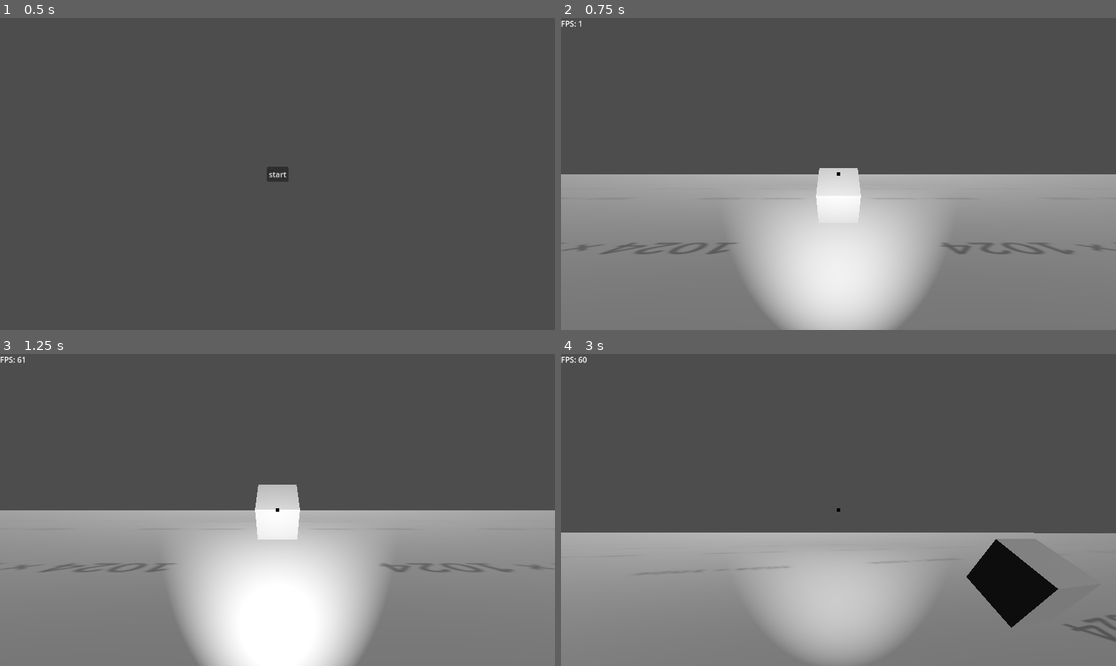
Above: before the commit, frames 1-4 (two rows, left to right).
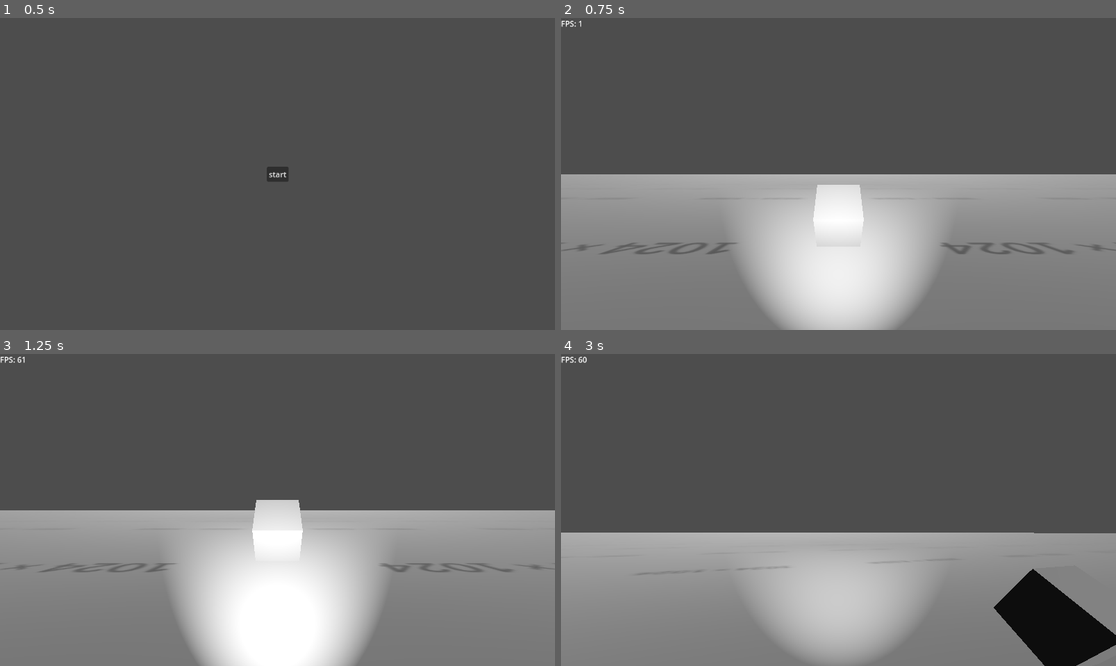
Above: after the commit, the same moments.

Repository: EpiclyRaspberry/Dodge-Onix-3D-Remaster
Game: Godot game, scene res://startemenu.tscn
Same seed, same stepped clock (60 frames per second), same inputs: the game is played once before the commit and once after it.
Inputs (mouse positions are in pixels of both pictures, inside the frame that each line leads up to):
- Up to frame 1 (0.5 s): no input
- Up to frame 2 (0.75 s): click "start" at 0.5 s
- Up to frame 3 (1.25 s): no input
- Up to frame 4 (3 s): tap Enter (ui_accept) at 1.25, 1.52, 2.27 s; move the mouse to (960, 494) at 1.27 s; hold D (right) 1.28-2.03 s; hold Ctrl (crouch) 1.28-2.03 s; move the mouse to (810, 510) at 2.02 s; hold W (forward) from 2.03 s (still down); tap Ctrl (crouch) at 2.1 s; move the mouse to (849, 503) at 2.77 s; hold Ctrl (crouch) from 2.78 s (still down)

Frame 1 is identical in both runs. In frame 2, 0.6% of the frame differs, in the area x 45-55%, y 48-68%; in frame 3, 1.0%; in frame 4, 4.2%, in the area x 49-100%, y 49-100%.

Commit message:
some mobile controls shit

Diff:
--- a/main.gd
+++ b/main.gd
@@ -1,10 +1,17 @@
 extends Node3D
 
 @onready var fpslabel = $CharacterBody3D/Neck/Camera3D/Control/fpslabel
+@onready var mvmntctrls = $CharacterBody3D/Neck/Camera3D/Control/mvmnt
 
 # Called when the node enters the scene tree for the first time.
 func _ready():
-	pass # Replace with function body.
+	print(get_window().size)
+	# it must be a float
+	var a: float = get_window().size.y/3
+	print((a))
+	a = a/264
+	print(a)
+	mvmntctrls.set_scale(Vector2(a,a))
 
 
 # Called every frame. 'delta' is the elapsed time since the previous frame.
--- a/main.tscn
+++ b/main.tscn
@@ -1,8 +1,10 @@
-[gd_scene load_steps=10 format=3 uid="uid://bmb3oft1f0i3s"]
+[gd_scene load_steps=12 format=3 uid="uid://cnv86yc6xhdwl"]
 
 [ext_resource type="Script" path="res://main.gd" id="1_h2t6g"]
 [ext_resource type="Script" path="res://player.gd" id="1_i7i5w"]
 [ext_resource type="Texture2D" uid="uid://b1tfkw4huo6ji" path="res://1024x1024.png" id="2_nu84c"]
+[ext_resource type="Texture2D" uid="uid://brddb4p6xkjkb" path="res://assets/ui/arrow.png" id="3_ay15e"]
+[ext_resource type="Texture2D" uid="uid://cuar3exhr32jd" path="res://assets/ui/crouch.png" id="4_k4h6g"]
 
 [sub_resource type="BoxMesh" id="BoxMesh_os6k1"]
 
@@ -28,7 +30,7 @@
 transform = Transform3D(0.996583, -0.0815658, -0.0130268, 0.0825995, 0.984111, 0.157171, 9.31322e-10, -0.15771, 0.987485, 0, 2, 0)
 
 [node name="MeshInstance3D" type="MeshInstance3D" parent="."]
-transform = Transform3D(1, 0, 0, 0, 0.766762, -0.641932, 0, 0.641932, 0.766762, 0, 0, -5.22754)
+transform = Transform3D(1, 0, 0, 0, 0.766762, -0.641932, 0, 0.641932, 0.766762, 0, -0.418336, -4.72785)
 mesh = SubResource("BoxMesh_os6k1")
 
 [node name="CharacterBody3D" type="CharacterBody3D" parent="."]
@@ -65,20 +67,53 @@
 text = "FPS"
 fit_content = true
 
-[node name="ColorRect" type="ColorRect" parent="CharacterBody3D/Neck/Camera3D/Control"]
+[node name="mvmnt" type="Control" parent="CharacterBody3D/Neck/Camera3D/Control"]
 layout_mode = 1
-anchors_preset = 8
-anchor_left = 0.5
-anchor_top = 0.5
-anchor_right = 0.5
-anchor_bottom = 0.5
-offset_left = -3.0
-offset_top = -3.0
-offset_right = 3.0
-offset_bottom = 3.0
-grow_horizontal = 2
-grow_vertical = 2
-color = Color(0, 0, 0, 1)
+anchors_preset = 2
+anchor_top = 1.0
+anchor_bottom = 1.0
+offset_top = -264.0
+offset_right = 264.0
+grow_vertical = 0
+pivot_offset = Vector2(0, 264)
+
+[node name="ForwardButton" type="TouchScreenButton" parent="CharacterBody3D/Neck/Camera3D/Control/mvmnt"]
+position = Vector2(88, 88)
+rotation = -1.5708
+scale = Vector2(0.17, 0.17)
+texture_normal = ExtResource("3_ay15e")
+action = "forward"
+visibility_mode = 1
+
+[node name="BackwardButton" type="TouchScreenButton" parent="CharacterBody3D/Neck/Camera3D/Control/mvmnt"]
+position = Vector2(176, 176)
+rotation = 1.5708
+scale = Vector2(0.17, 0.17)
+texture_normal = ExtResource("3_ay15e")
+action = "back"
+visibility_mode = 1
+
+[node name="RightButton" type="TouchScreenButton" parent="CharacterBody3D/Neck/Camera3D/Control/mvmnt"]
+position = Vector2(176, 88)
+scale = Vector2(0.17, 0.17)
+texture_normal = ExtResource("3_ay15e")
+action = "right"
+visibility_mode = 1
+
+[node name="LeftButton" type="TouchScreenButton" parent="CharacterBody3D/Neck/Camera3D/Control/mvmnt"]
+position = Vector2(88, 176)
+rotation = 3.14159
+scale = Vector2(0.17, 0.17)
+texture_normal = ExtResource("3_ay15e")
+action = "left"
+visibility_mode = 1
+
+[node name="CrouchButton" type="TouchScreenButton" parent="CharacterBody3D/Neck/Camera3D/Control/mvmnt"]
+position = Vector2(88, 88)
+scale = Vector2(0.17, 0.17)
+texture_normal = ExtResource("4_k4h6g")
+action = "crouch"
+visibility_mode = 1
 
 [node name="SpotLight3D" type="SpotLight3D" parent="CharacterBody3D/Neck/Camera3D"]
 transform = Transform3D(1, 0, 0, 0, 1, 0, 0, 0, 1, 0, -0.692235, 0)
--- a/player.gd
+++ b/player.gd
@@ -17,6 +17,7 @@
 var isgrounded: bool = false
 var can_abh: bool = false
 const HALFPI = PI/2
+var crouching = false
 ##camera stuffs
 #var zcamtimer = Timer.new()
 #const ZTILTSMOOTHNESS = 20
@@ -61,10 +62,13 @@
 	if not is_on_floor():
 		velocity.y -= gravity * delta
 
-	if Input.is_action_pressed("crouch"):
-		$CollisionShape3D.scale.y = 0.5
-	else:
-		$CollisionShape3D.scale.y = 1
+	if Input.is_action_just_pressed("crouch"):
+		if crouching:
+			$CollisionShape3D.scale.y = 1
+			crouching  = false
+		else:
+			$CollisionShape3D.scale.y =  0.5
+			crouching = true
 
 
 
--- a/project.godot
+++ b/project.godot
@@ -49,7 +49,7 @@
 }
 forward={
 "deadzone": 0.5,
-"events": [Object(InputEventKey,"resource_local_to_scene":false,"resource_name":"","device":-1,"window_id":0,"alt_pressed":false,"shift_pressed":false,"ctrl_pressed":false,"meta_pressed":false,"pressed":false,"keycode":0,"physical_keycode":87,"key_label":0,"unicode":119,"echo":false,"script":null)
+"events": [Object(InputEventKey,"resource_local_to_scene":false,"resource_name":"","device":-1,"window_id":0,"alt_pressed":false,"shift_pressed":false,"ctrl_pressed":false,"meta_pressed":false,"pressed":false,"keycode":87,"physical_keycode":87,"key_label":87,"unicode":119,"echo":false,"script":null)
 ]
 }
 crouch={
Binary file added: assets/ui/arrow.png
Binary file added: assets/ui/running.png
